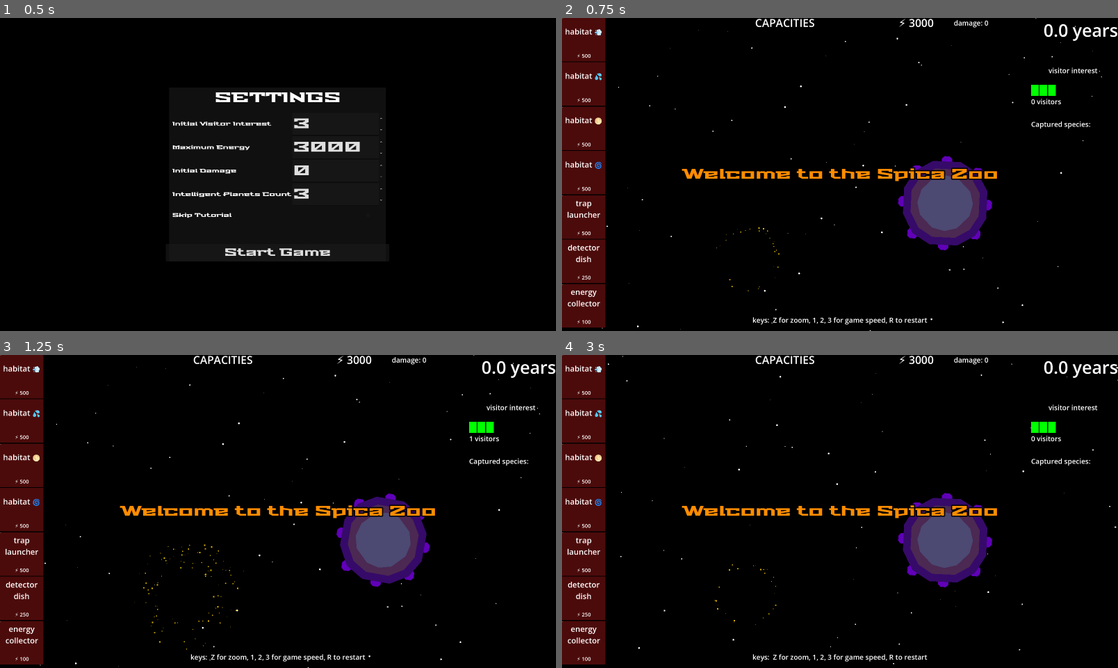
Above: before the commit, frames 1-4 (two rows, left to right).
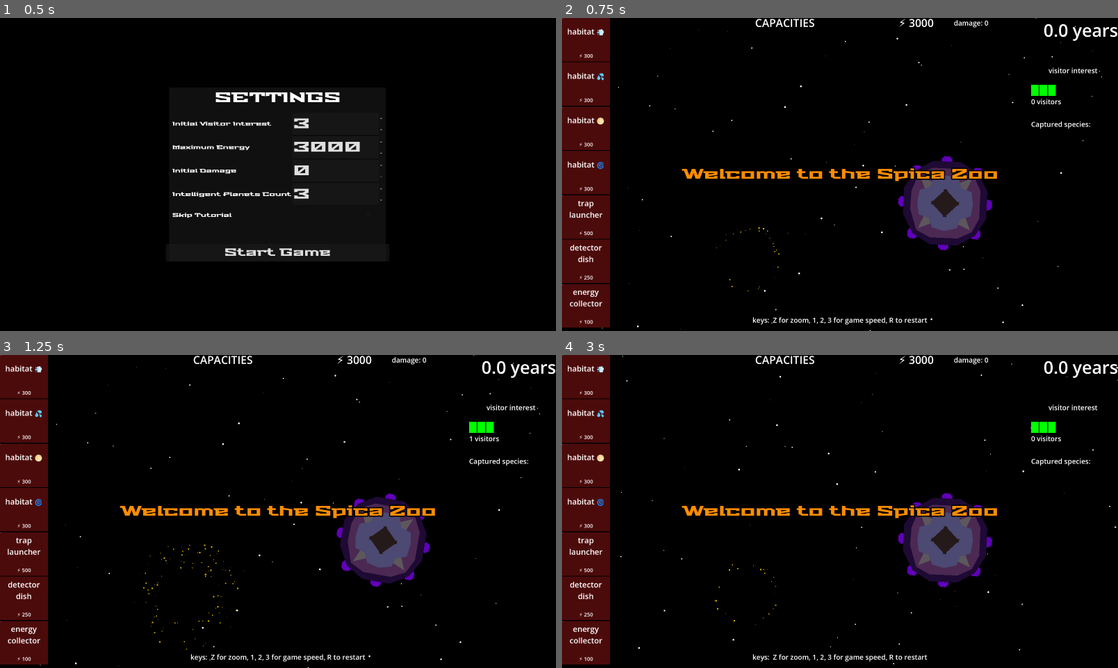
Above: after the commit, the same moments.

Repository: opensourceame/tins-2026
Game: Godot game, scene res://screens/settings.tscn
Two runs of this game, one before a commit and one after it. Both use one fixed random seed, a clock stepped at 60 frames per second and the inputs below.
Inputs (mouse positions are in pixels of both pictures, inside the frame that each line leads up to):
- Up to frame 1 (0.5 s): no input
- Up to frame 2 (0.75 s): click "Start Game" at 0.5 s
- Up to frame 3 (1.25 s): no input
- Up to frame 4 (3 s): tap Enter at 1.25 s; move the mouse to (584, 376) at 1.27 s; hold W 1.28-2.03 s; tap R at 1.35 s; click (584, 376) at 1.42 s; move the mouse to (584, 420) at 2.02 s; hold S 2.03-2.75 s; tap G at 2.1 s; click (584, 420) at 2.17 s; click "Try Again" at 2.75 s

Frame 1 is identical in both runs. In frame 2, 3.1% of the frame differs, in the area x 0-77%, y 0-99%; in frame 3, 3.1%; in frame 4, 3.1%.

Commit message:
asthetics

Diff:
--- a/hud/hud.tscn
+++ b/hud/hud.tscn
@@ -284,21 +284,21 @@
 horizontal_alignment = 1
 vertical_alignment = 1
 
-[node name="HBoxContainer" type="HBoxContainer" parent="." unique_id=165768283]
+[node name="LeftBar" type="HBoxContainer" parent="." unique_id=165768283]
 custom_minimum_size = Vector2(400, 0)
 anchors_preset = 9
 anchor_bottom = 1.0
 grow_vertical = 2
 
-[node name="PermanentItems" type="Control" parent="HBoxContainer" unique_id=135557051]
-unique_name_in_owner = true
-custom_minimum_size = Vector2(200, 0)
+[node name="PermanentItems" type="Control" parent="LeftBar" unique_id=135557051]
+unique_name_in_owner = true
+custom_minimum_size = Vector2(220, 0)
 layout_mode = 2
 size_flags_horizontal = 2
 size_flags_vertical = 3
 script = ExtResource("2_svhta")
 
-[node name="VBoxContainer" type="VBoxContainer" parent="HBoxContainer/PermanentItems" unique_id=1424261492]
+[node name="VBoxContainer" type="VBoxContainer" parent="LeftBar/PermanentItems" unique_id=1424261492]
 layout_mode = 1
 anchors_preset = 15
 anchor_right = 1.0
@@ -309,15 +309,15 @@
 size_flags_horizontal = 3
 size_flags_vertical = 3
 
-[node name="ItemQueue" type="Control" parent="HBoxContainer" unique_id=1625810702]
-unique_name_in_owner = true
-custom_minimum_size = Vector2(200, 0)
+[node name="ItemQueue" type="Control" parent="LeftBar" unique_id=1625810702]
+unique_name_in_owner = true
+custom_minimum_size = Vector2(220, 0)
 layout_mode = 2
 size_flags_horizontal = 2
 size_flags_vertical = 3
 script = ExtResource("2_svhta")
 
-[node name="VBoxContainer" type="VBoxContainer" parent="HBoxContainer/ItemQueue" unique_id=180169571]
+[node name="VBoxContainer" type="VBoxContainer" parent="LeftBar/ItemQueue" unique_id=180169571]
 layout_mode = 1
 anchors_preset = 15
 anchor_right = 1.0
--- a/main.gd
+++ b/main.gd
@@ -33,11 +33,11 @@
 const SPAWNER_SCRIPT = preload("res://common/spawner.gd")
 const ENERGY_REQUIRED = {
     "energy_collector": 100,
-    "habitat": 500,
-    "trap_launcher": 500,
-    "detector_dish": 250,
-    "moon_trap": 200,
-    "repair_module": 300,
+    "habitat":          300,
+    "trap_launcher":    500,
+    "detector_dish":    250,
+    "moon_trap":        200,
+    "repair_module":    300,
 }
 
 var planet_names = [
--- a/main.tscn
+++ b/main.tscn
@@ -29,13 +29,16 @@
 position = Vector2(3144, 913)
 
 [node name="SolarSystem2" parent="World" unique_id=108115157 instance=ExtResource("4_lquwl")]
-position = Vector2(-620.4896, 2197.3716)
+position = Vector2(318, 2661)
 
 [node name="SolarSystem4" parent="World" unique_id=911011653 instance=ExtResource("4_lquwl")]
-position = Vector2(3124.4148, 2640.1602)
+position = Vector2(5094, 2808)
 
 [node name="SolarSystem5" parent="World" unique_id=524022045 instance=ExtResource("4_lquwl")]
 position = Vector2(1163.196, -929.2998)
+
+[node name="SolarSystem6" parent="World" unique_id=972098454 instance=ExtResource("4_lquwl")]
+position = Vector2(4809, -733)
 
 [node name="Overlays" type="CanvasLayer" parent="." unique_id=2092498231]
 
--- a/solar_system/solar_system.gd
+++ b/solar_system/solar_system.gd
@@ -5,7 +5,7 @@
 
 const PLANET = preload("res://solar_system/planet.tscn")
 
-var rotation_speed = 4.0
+var rotation_speed: int
 
 var MIN_SIZE = 20
 var MAX_SIZE = 50
@@ -19,6 +19,8 @@
     add_planets()
     queue_redraw()
 
+    rotation_speed = randi_range(2, 10)
+
 func _physics_process(delta: float) -> void:
     rotate(deg_to_rad(delta * rotation_speed))
 
@@ -27,7 +29,7 @@
     draw_circle(Vector2.ZERO, planets[0].size, Color.YELLOW)
 
 func add_planets():
-    var count = randi_range(1, 5)
+    var count = randi_range(2, 5)
 
     for i in range(count):
         var angle = (float(i) / count) * TAU
--- a/spica/habitat/habitat.gd
+++ b/spica/habitat/habitat.gd
@@ -52,8 +52,7 @@
     var v = VERTEBRA.instantiate()
     spine.add_child(v)
     v.scale.y = 0.1
-    v.position.y = vertebrae * -96
-
+    v.position.y = vertebrae * -192
     vertebrae += 1
 
     var tween = create_tween()
--- a/spica/habitat/vertebra.tscn
+++ b/spica/habitat/vertebra.tscn
@@ -7,21 +7,23 @@
 script = ExtResource("1_seyjc")
 
 [node name="LivingTube" type="Polygon2D" parent="." unique_id=26174815]
-position = Vector2(5.7410407, -642.38196)
+position = Vector2(4.7683716e-07, -640.00006)
 rotation = 1.5693394
 scale = Vector2(1.2520156, 0.91216326)
 color = Color(0.5033745, 0.5033746, 0.5033746, 1)
-polygon = PackedVector2Array(-512.551, -65.36037, 512, -64, 512.9963, 77.74292, -513.14575, 75.69089, -573.23206, 57.769768, -828.801, 39.717957, -828.72656, -30.444847, -573.12024, -47.474434)
+polygon = PackedVector2Array(-766.6883, -71.696144, -511.0727, -97.49608, 65.90451, -98.81875, 255.67143, -78.42204, 511.2497, -69.14058, 511.09146, 79.955376, 255.49455, 88.214615, 63.77594, 114.142334, -511.29614, 112.99233, -766.8372, 68.62946, -830.7155, 50.960983, -1022.3968, 41.8073, -1022.3038, -45.896206, -830.6037, -54.28322)
 
 [node name="Polygon2D" type="Polygon2D" parent="." unique_id=1878892013]
-visible = false
-color = Color(0.21546689, 0.42633316, 0.55226845, 1)
-polygon = PackedVector2Array(-64.237366, -947.50116, -96.35605, -1027.7979, -96.35605, -1108.0946, -48.178024, -1188.3912, 48.178024, -1188.3912, 96.35605, -1108.0946, 96.35605, -1027.7979, 64.237366, -947.50116)
+color = Color(0.56576514, 0.56576514, 0.56576514, 1)
+polygon = PackedVector2Array(-32, 0, -32, -1360, -48, -1520, 0, -1680, 48, -1520, 32, -1360, 32, 0)
 
 [node name="Polygon2D2" type="Polygon2D" parent="." unique_id=1980197417]
+position = Vector2(-8, 160)
 color = Color(0.36094868, 0.36094868, 0.36094865, 1)
-polygon = PackedVector2Array(64.237366, -1284.7473, 48, -1360, 64.237366, -642.37366, 48.178024, 0, 64.237366, 0, 80.29671, -642.37366)
+polygon = PackedVector2Array(112, -1520, 56, -1840, 56, -1680, 96, -1360, 96, -720, 72, -480, 72, -160, 88, -480, 136, -720, 136, -1280)
 
 [node name="Polygon2D3" type="Polygon2D" parent="." unique_id=1203814276]
+position = Vector2(-51, -80)
+scale = Vector2(0.875, 1)
 color = Color(0.585062, 0.585062, 0.5850621, 1)
-polygon = PackedVector2Array(-64.237366, -1284.7473, -48, -1360, -64.237366, -642.37366, -48.178024, 0, -64.237366, 0, -80.29671, -642.37366)
+polygon = PackedVector2Array(-64.237366, -1284.7473, -24, -1520, 3.4285698, -1600, 3.4285698, -1440, -42.285717, -1120, -42.285717, -800, -42.285717, -480, -32, -240, -24.000004, 80, -48, -240, -88, -480, -88, -1040)
--- a/spica/spica.tscn
+++ b/spica/spica.tscn
@@ -59,16 +59,39 @@
 [node name="Body" type="Node2D" parent="." unique_id=1375095481]
 
 [node name="Sphere" type="Polygon2D" parent="Body" unique_id=556770028]
-color = Color(0.21537602, 0.040698573, 0.41349816, 1)
+color = Color(0.12057269, 0.039518096, 0.21063334, 1)
 polygon = PackedVector2Array(-192, -64, -192, 56, -144, 144, -64, 192, 64, 192, 144, 144, 192, 64, 192, -64, 144, -144, 64, -192, -64, -192, -144, -144)
 
 [node name="Sphere2" type="Polygon2D" parent="Body" unique_id=1189229788]
 scale = Vector2(0.81848, 0.81848)
 color = Color(0.29425457, 0.1642614, 0.32369065, 1)
-polygon = PackedVector2Array(-192, -64, -192, 56, -144, 144, -64, 192, 64, 192, 144, 144, 192, 64, 192, -64, 144, -144, 64, -192, -64, -192, -144, -144)
+polygon = PackedVector2Array(-192, -64, -195.48431, 39.096863, -156.38745, 156.38745, -78.193726, 195.48431, 78.193726, 195.48431, 156.38745, 156.38745, 195.48431, 78.193726, 195.48431, -78.193726, 156.38745, -156.38745, 78.193726, -195.48431, -78.193726, -195.48431, -156.38745, -156.38745)
 
 [node name="Sphere3" type="Polygon2D" parent="Body" unique_id=1696923819]
 rotation = 0.77009076
 scale = Vector2(0.6289128, 0.6289128)
 color = Color(0.3006144, 0.28638962, 0.4502192, 1)
-polygon = PackedVector2Array(-192, -64, -192, 56, -144, 144, -64, 192, 64, 192, 144, 144, 192, 64, 192, -64, 144, -144, 64, -192, -64, -192, -144, -144)
+polygon = PackedVector2Array(-196.75783, -74.97775, -161.88486, -2.478218, -198.9607, 68.919876, -144, 144, -74.97775, 196.75783, -2.478218, 161.88486, 64, 192, 144, 144, 192, 64, 161.88486, 2.478218, 198.9607, -68.919876, 144, -144, 74.97775, -196.75783, 2.478218, -161.88486, -68.919876, -198.9607, -144, -144)
+
+[node name="Polygon2D" type="Polygon2D" parent="Body" unique_id=1227763428]
+color = Color(0.14486825, 0.10577961, 0.10577961, 1)
+polygon = PackedVector2Array(0, -64, -8, -64, -8, -56, -56, -8, -64, -8, -64, 0, -64, 8, -56, 8, -8, 56, -8, 64, 0, 64, 8, 64, 8, 56, 56, 8, 64, 8, 64, 0, 64, -8, 56, -8, 8, -56, 8, -64)
+
+[node name="Polygon2D2" type="Polygon2D" parent="Body" unique_id=994718807]
+color = Color(0.36518145, 0.34349933, 0.36463255, 1)
+polygon = PackedVector2Array(-120, -120, -64, -96, -72, -72, -96, -64)
+
+[node name="Polygon2D3" type="Polygon2D" parent="Body" unique_id=1294363202]
+rotation = 1.5707964
+color = Color(0.36518145, 0.34349933, 0.36463255, 1)
+polygon = PackedVector2Array(-120, -120, -64, -96, -72, -72, -96, -64)
+
+[node name="Polygon2D4" type="Polygon2D" parent="Body" unique_id=670242237]
+rotation = 3.1415927
+color = Color(0.36518145, 0.34349933, 0.36463255, 1)
+polygon = PackedVector2Array(-120, -120, -64, -96, -72, -72, -96, -64)
+
+[node name="Polygon2D5" type="Polygon2D" parent="Body" unique_id=123272651]
+rotation = -1.5707964
+color = Color(0.36518145, 0.34349933, 0.36463255, 1)
+polygon = PackedVector2Array(-120, -120, -64, -96, -72, -72, -96, -64)
Not shown, added: screenshots/quick-load.png.import
